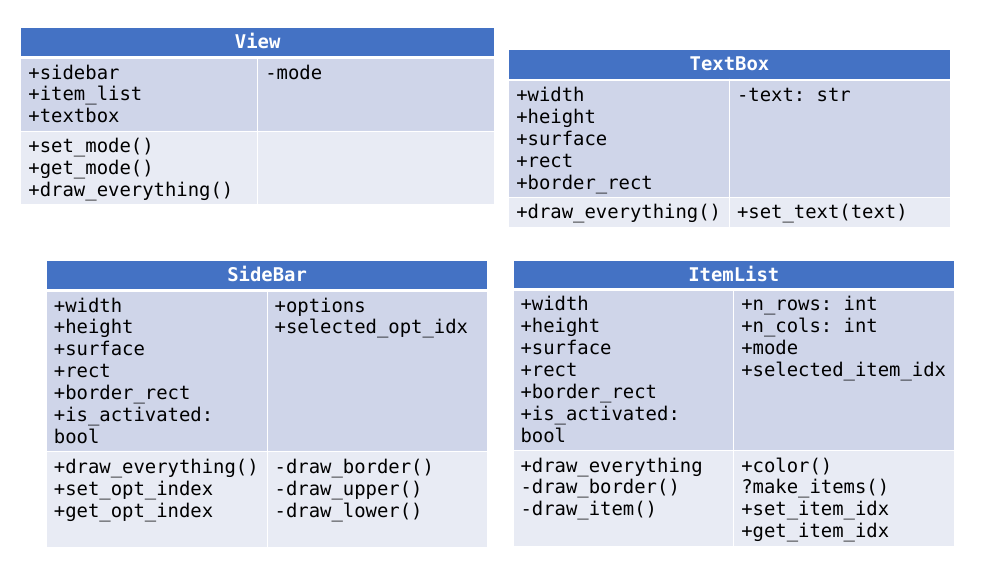
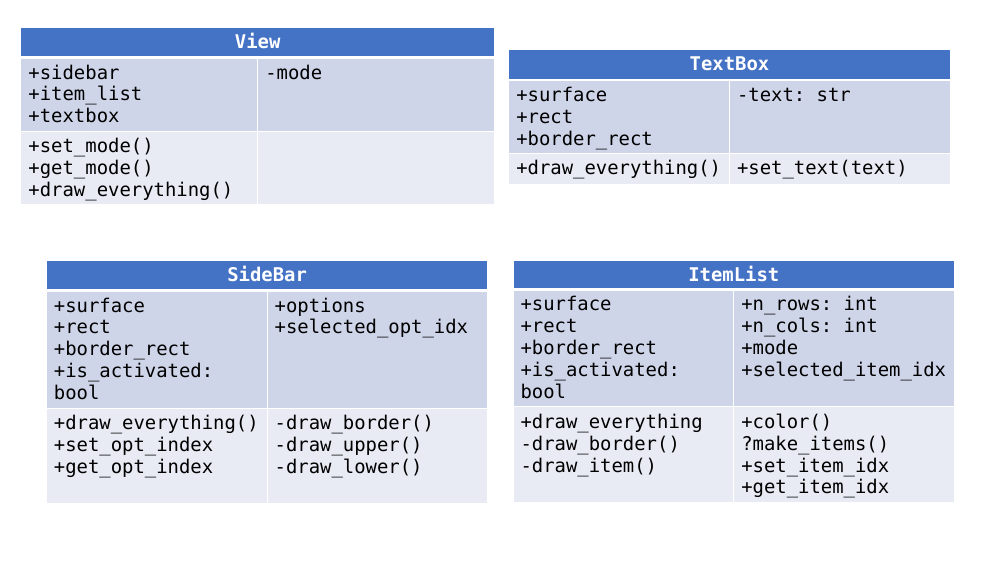
Before and after one commit to wertolf/pygame-boy-advance, a slide deck: slide 5 of docs/UML.pptx. Drawn at 1008x567 pixels with LibreOffice and Linux fonts; fonts in the diff are those of the drawing. Boxes give left, top, right and bottom in pixels: in the first picture for what was removed or moved away, otherwise in the second. Text is boxed around its words. In the diff, an @@ line names an element or a change of style, - is before the commit and + after.

```diff
--- a/docs/UML.pptx
+++ b/docs/UML.pptx
@@ table at [509,49,951,186] @@
-row 2, column 1: +width / +height / +surface / +rect / +border_rect
+row 2, column 1: +surface / +rect / +border_rect
@@ table at [46,260,488,488] @@
-row 2, column 1: +width / +height / +surface / +rect / +border_rect / +is_activated: bool
+row 2, column 1: +surface / +rect / +border_rect / +is_activated: bool
@@ table at [513,260,955,510] @@
-row 2, column 1: +width / +height / +surface / +rect / +border_rect / +is_activated: bool
+row 2, column 1: +surface / +rect / +border_rect / +is_activated: bool
```
Also in this commit, not shown: 12 other files.
